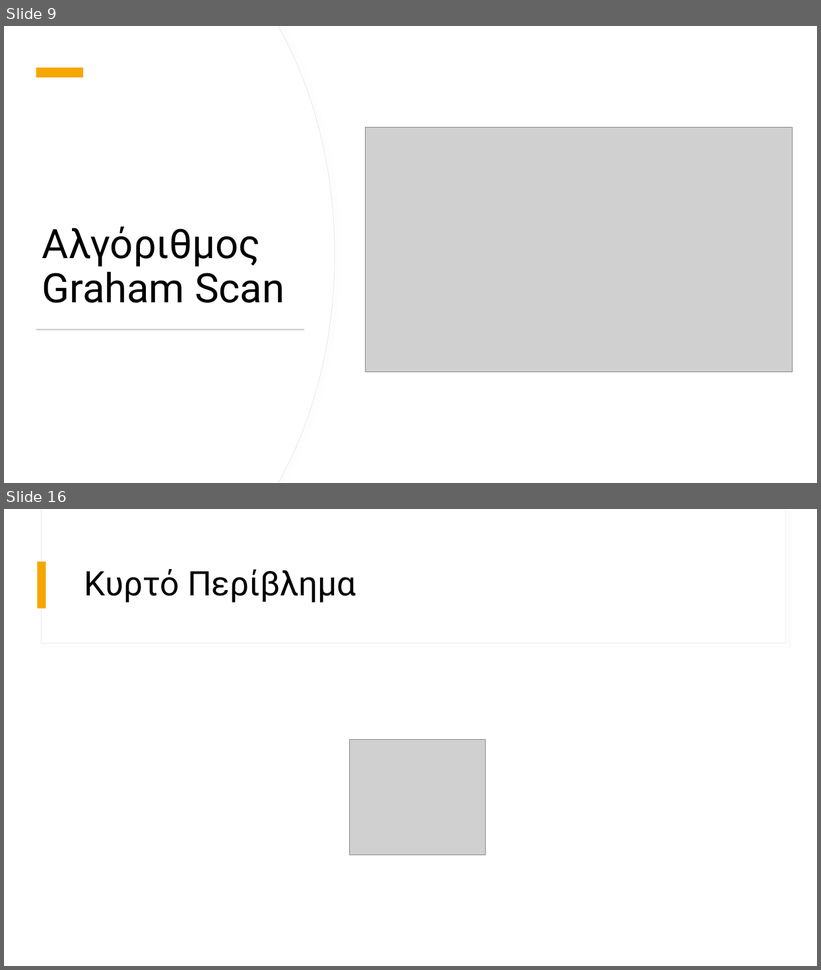
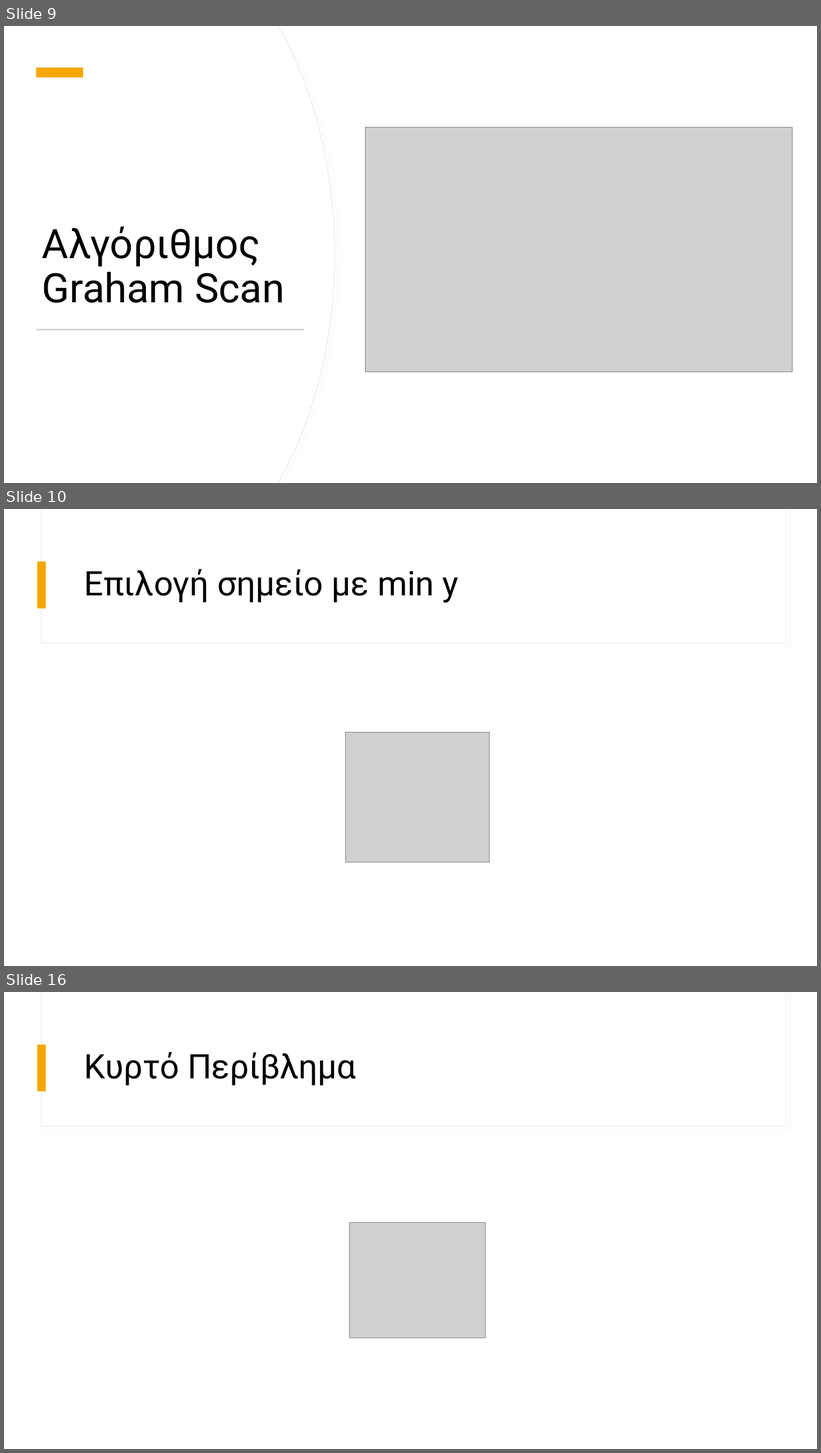
Before and after one commit to johnprif/Thesis, a slide deck: thesisPriftiPP.pptx. Shown one above the other, each under a label of ours: slides 9 and 16 before the commit, slides 9, 10 and 16 after it; the slides between them are not shown. The pictures are 821x970 and 821x1453 pixels, drawn with LibreOffice and Linux fonts; fonts in the diff are those of the drawing; grey boxes stand for pictures. Boxes give left, top, right and bottom in pixels: in the first picture for what was removed or moved away, otherwise in the second. Text is boxed around its words. In the diff, an @@ line names an element or a change of style, - is before the commit and + after.

```diff
--- a/thesisPriftiPP.pptx
+++ b/thesisPriftiPP.pptx
@@ slide 10 added at [4, 509, 817, 966], background #FFFFFF; not listed: 3 template elements that a slide beside it also shows @@
@@ title added at [85, 569, 459, 603], 40 pt, text #000000 @@
+Επιλογή σημείο με min y
@@ picture added at [346, 733, 489, 863] @@
```
Also in this commit, not shown: 5 slides changed, 7 other slides added, 6 slides removed.
